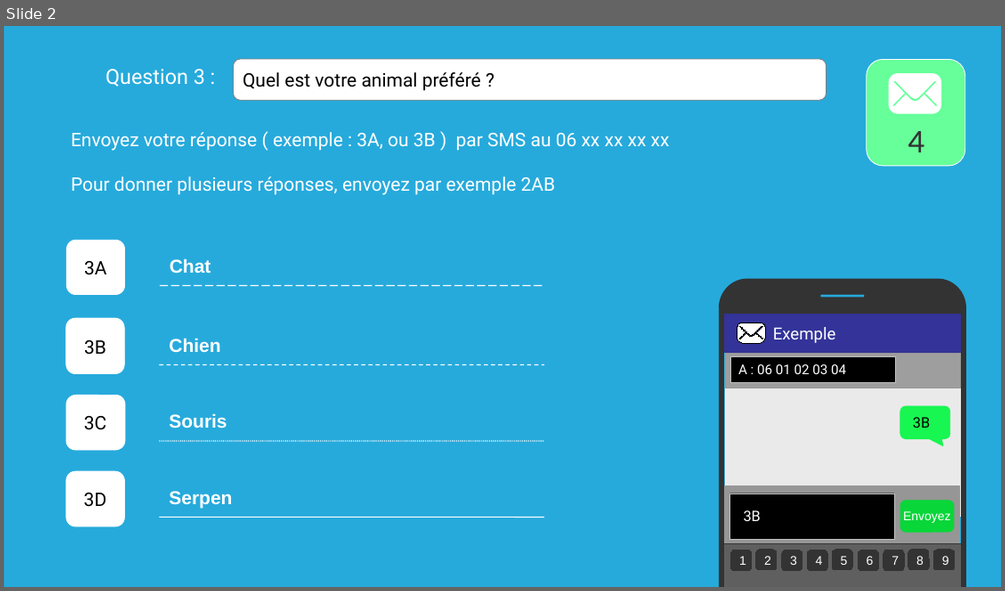
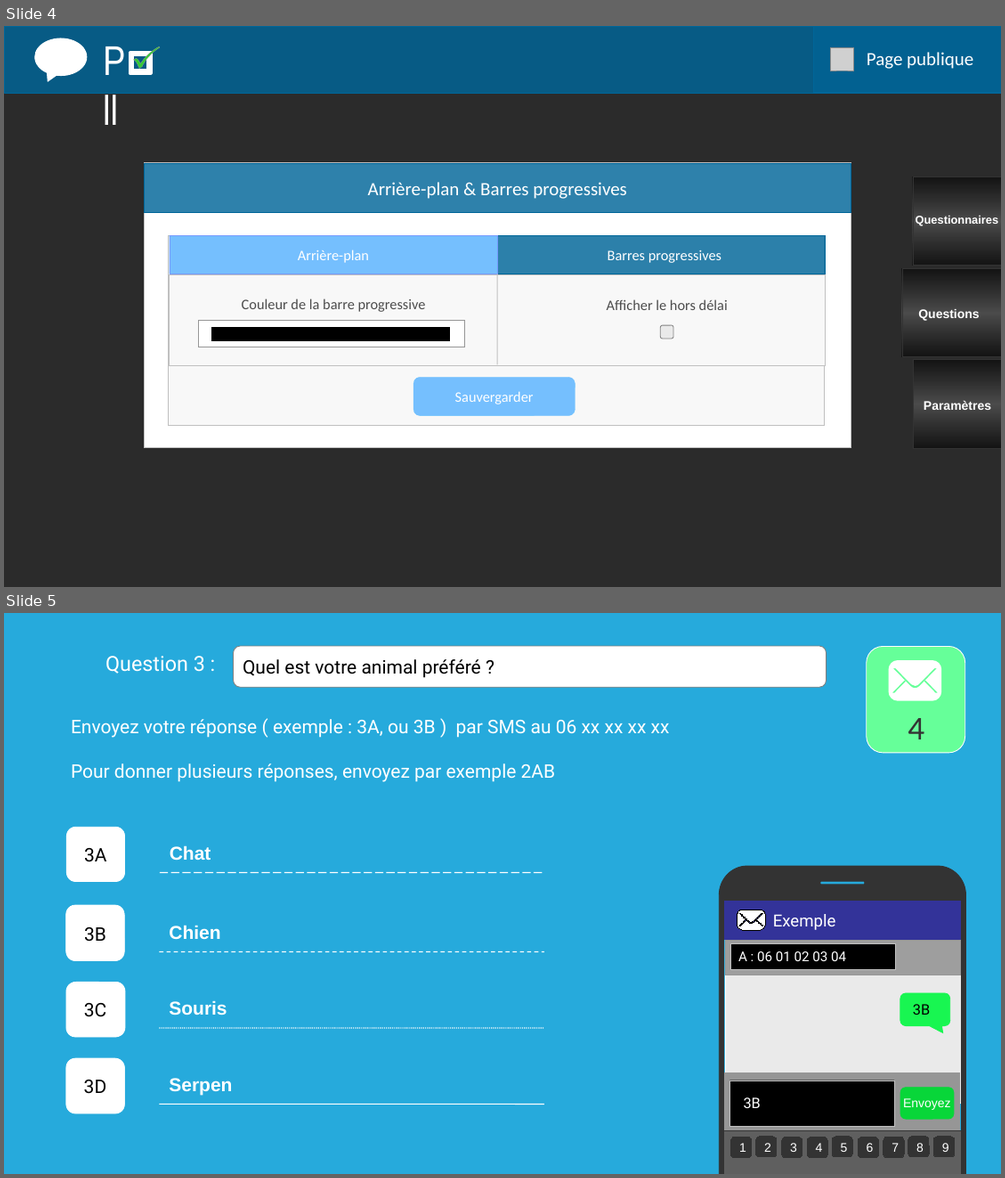
Before and after one commit to Airenn/Poll-Web, a slide deck: Poll-Web-master/maquette/maquette_page_parametre.ppt. Shown one above the other, each under a label of ours: slide 2 before the commit, slides 4 and 5 after it. The pictures are 1005x591 and 1005x1178 pixels, drawn with LibreOffice and Linux fonts; fonts in the diff are those of the drawing; grey boxes stand for pictures; background and template pictures are left out; a plain dark background stands for a picture behind light text. Boxes give left, top, right and bottom in pixels: in the first picture for what was removed or moved away, otherwise in the second. Text is boxed around its words. In the diff, an @@ line names an element or a change of style, - is before the commit and + after.

Commit message:
modif maquette_page_questionnaire

```diff
--- a/Poll-Web-master/maquette/maquette_page_parametre.ppt
+++ b/Poll-Web-master/maquette/maquette_page_parametre.ppt
@@ slide 4 added at [4,26,1001,587], background picture (left out) @@
@@ rectangle added at [4,27,1001,93], fill #006699 at 82% opacity, outline #006699 0.74 pt @@
@@ group added at [34,38,160,125]: 2 freeform shapes, 1 speech bubble, 1 text @@
+P ll
@@ rectangle added at [812,26,1001,93], fill #006699 at 60% opacity, outline #006699 0.74 pt @@
@@ picture added at [831,47,854,70] @@
@@ text added at [866,52,973,69], 18 pt, text #FFFFFF @@
+Page publique
@@ rectangle added at [145,162,850,447], fill #FFFFFF, outline #C0C0C0 0.74 pt @@
@@ rectangle added at [145,163,850,213], fill #006699 at 82% opacity, outline #006699 0.74 pt @@
@@ text added at [368,182,627,199], 18 pt, text #FFFFFF @@
+Arrière-plan & Barres progressives
@@ rectangle added at [913,177,1001,265], fill gradient #111111 to #4D4D4D, outline #333333 0.74 pt @@
@@ rectangle added at [169,235,825,425], fill #F8F8F8, outline #C0C0C0 0.74 pt @@
@@ rectangle added at [170,235,497,274], fill #65B9FF at 89% opacity, outline #779AFF 0.26 pt, 14 pt, text #FFFFFF @@
+Arrière-plan
@@ rectangle added at [497,236,825,274], fill #006699 at 82% opacity, outline #006699 0.74 pt, 14 pt, text #FFFFFF @@
+Barres progressives
@@ text added at [915,215,999,226], 11 pt, text #FFFFFF, bold @@
+Questionnaires
@@ rectangle added at [901,268,1001,356], fill gradient #111111 to #4D4D4D, outline #333333 0.74 pt @@
@@ text added at [918,309,979,321], 12 pt, text #FFFFFF, bold @@
+Questions
@@ group added at [170,273,825,365]: 3 rectangles, 2 texts, 1 line, 1 freeform shape @@
+Couleur de la barre progressive
+Afficher le hors délai
@@ rectangle added at [913,359,1001,448], fill gradient #111111 to #4D4D4D, outline #333333 0.74 pt @@
@@ rounded rectangle added at [413,377,574,415], fill #65B9FF at 89% opacity, outline #6DC3FF 0.26 pt, 14 pt, text #FFFFFF @@
+Sauvergarder
@@ text added at [923,400,991,410], 12 pt, text #FFFFFF, bold @@
+Paramètres
@@ what was slide 2 is now slide 5 @@
```
Also in this commit, not shown: 1 slide changed, 2 other slides added.
